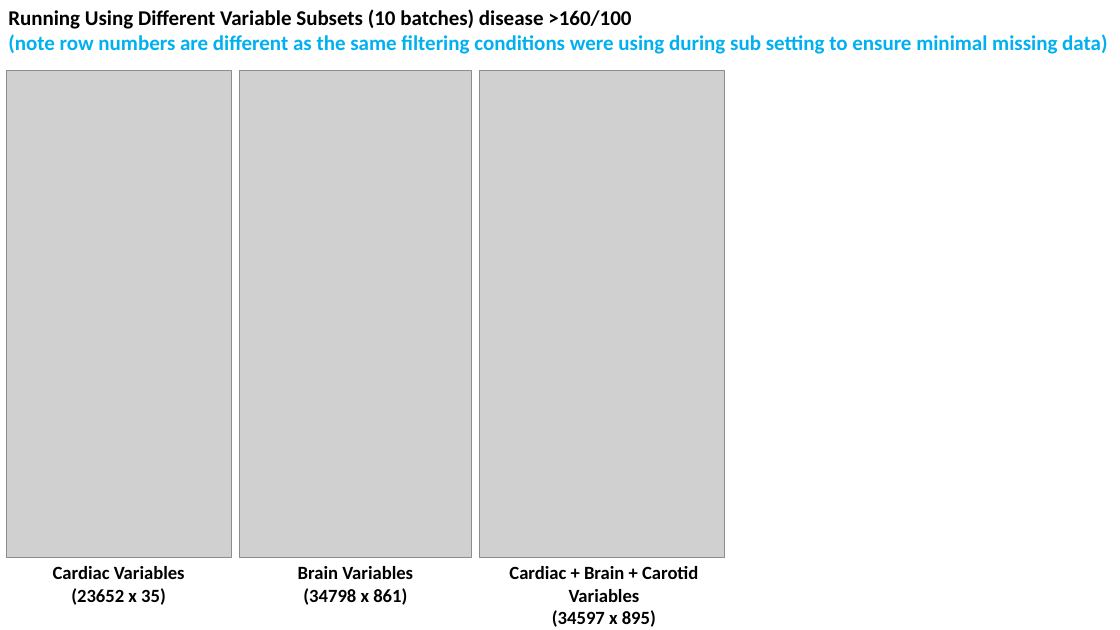
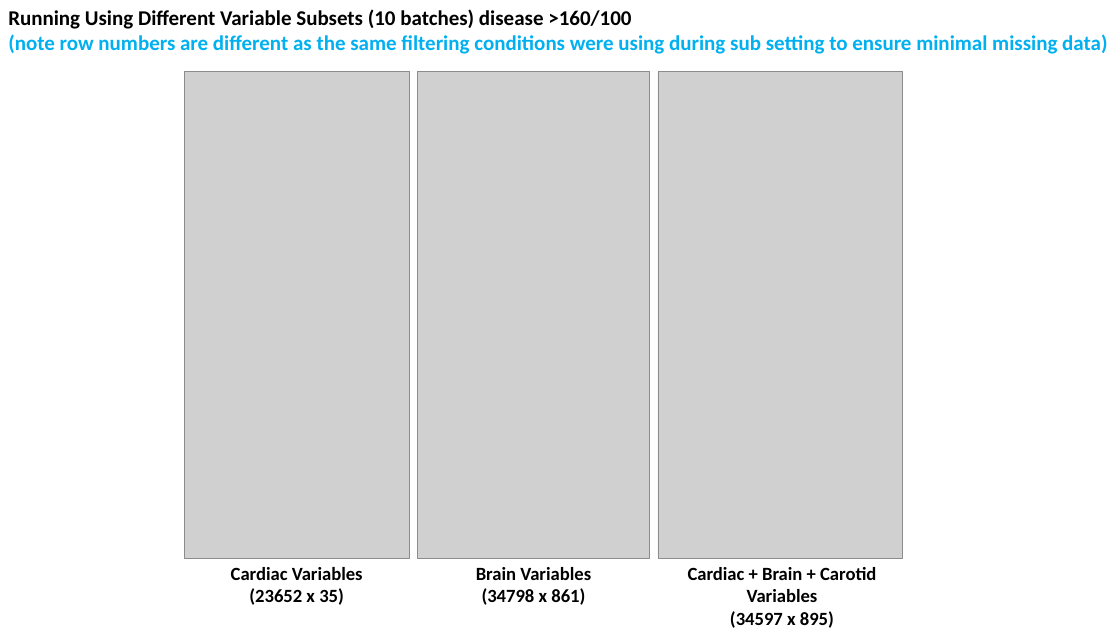
Before and after one commit to zhaohanxiong/OxfordCVM, a slide deck: slide 23 of job_results.pptx. Drawn at 1120x630 pixels with LibreOffice and Linux fonts; fonts in the diff are those of the drawing; grey boxes stand for pictures. Boxes give left, top, right and bottom in pixels: in the first picture for what was removed or moved away, otherwise in the second. Text is boxed around its words. In the diff, an @@ line names an element or a change of style, - is before the commit and + after.

```diff
--- a/job_results.pptx
+++ b/job_results.pptx
@@ 3 pictures, 3 rectangles: place and size @@
-3 pictures, 3 rectangles at bbox=[7, 71, 725, 629]
+3 pictures, 3 rectangles at bbox=[185, 71, 903, 630]
```
Also in this commit, not shown: 1 other slide changed.
